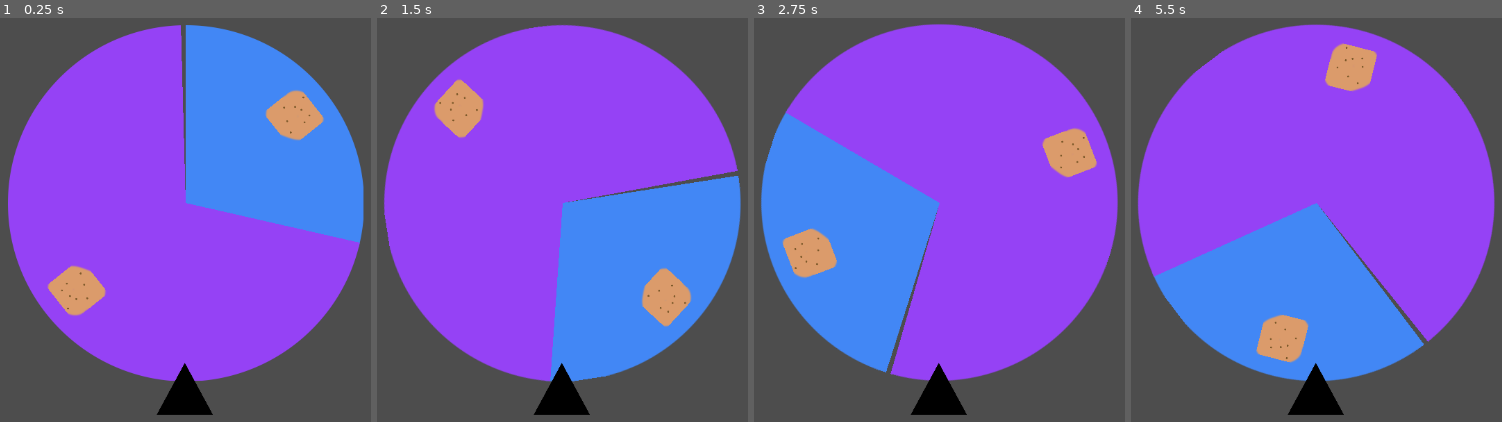
Above: before the commit, frames 1-4 (left to right).
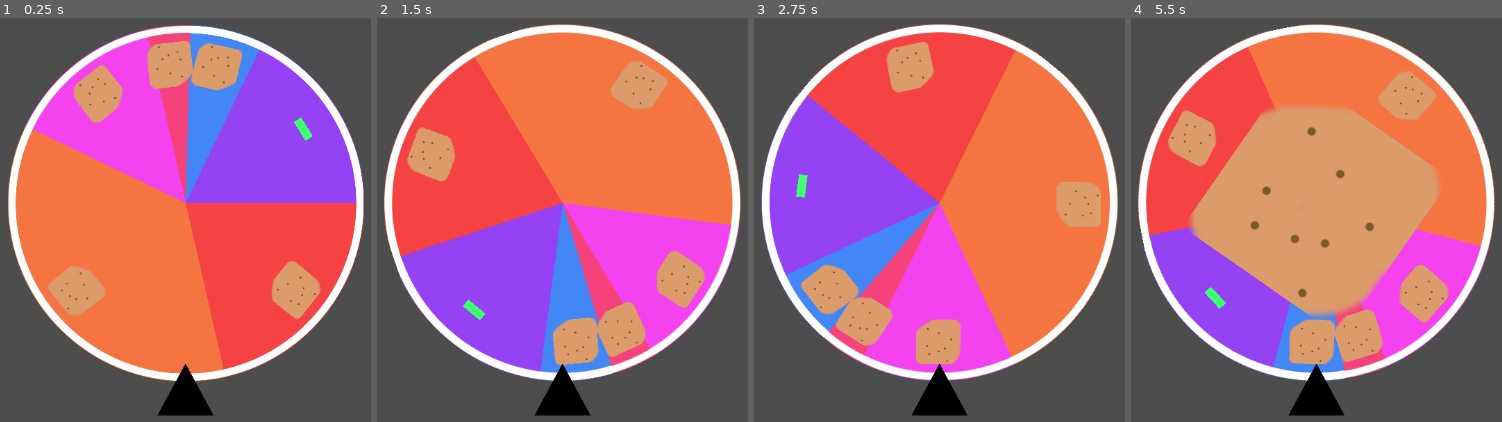
Above: after the commit, the same moments.

Repository: hypercube143/risk-it-for-the-biscuit
Game: Godot game, scene res://scenes/roulettewheel.tscn
Same seed, same stepped clock (60 frames per second), same inputs: the game is played once before the commit and once after it. This scene is started directly instead of the project's main scene.
Inputs:
- Up to frame 1 (0.25 s): no input
- Up to frame 2 (1.5 s): tap Enter at 0.5 s; hold Up (ui_up) 0.53-1.28 s; tap Space at 1.25 s; hold Down (ui_down) from 1.28 s (still down)
- Up to frame 3 (2.75 s): release Down (ui_down) at 2.03 s; hold Up (ui_up) from 2.03 s (still down)
- Up to frame 4 (5.5 s): release Up (ui_up) at 3.53 s; hold Down (ui_down) from 3.53 s (still down)

The runs differ from the first frame. In frame 1, 63% of the frame differs, in the area x 2-99%, y 1-99%; in frame 2, 54%; in frame 3, 63%; in frame 4, 65%, in the area x 1-99%, y 1-99%.

Commit message:
roulette wheel finished
- animations
- proper choosing
- edits cookie inventory
- emits signal on chosen cookie

Diff:
--- a/scenes/roulettewheel.tscn
+++ b/scenes/roulettewheel.tscn
@@ -20,6 +20,6 @@
 [node name="center" type="Node2D" parent="spinnystuff"]
 
 [node name="cursor" type="Sprite2D" parent="."]
-position = Vector2(-1, 269)
+position = Vector2(0, 270)
 scale = Vector2(0.173828, 0.173828)
 texture = ExtResource("2_mgffo")
--- a/scripts/cookiedat.json
+++ b/scripts/cookiedat.json
@@ -1,6 +1,6 @@
 {
 	"1": {"name": "good cookie", "desc": "does good things", "icon": "res://assets/art/cookie sprites/cookietextureplaceholder.png", "wheel_colour": "#4287f5"},
-	"2": {"name": "bad cookie", "desc": "does bad things, bad to the bone", "icon": "res://assets/art/cookie sprites/cookietextureplaceholder.png", "wheel_colour": "#9542f5"},
+	"2": {"name": "bad cookie", "desc": "does bad things, bad to the bone", "icon": "res://assets/art/buybuttongreen.png", "wheel_colour": "#9542f5"},
 	"3": {"name": "bad cookie", "desc": "does bad things, bad to the bone", "icon": "res://assets/art/cookie sprites/cookietextureplaceholder.png", "wheel_colour": "#f542ef"},
 	"4": {"name": "bad cookie", "desc": "does bad things, bad to the bone", "icon": "res://assets/art/cookie sprites/cookietextureplaceholder.png", "wheel_colour": "#f5427b"},
 	"5": {"name": "bad cookie", "desc": "does bad things, bad to the bone", "icon": "res://assets/art/cookie sprites/cookietextureplaceholder.png", "wheel_colour": "#f54242"},
--- a/scripts/global.gd
+++ b/scripts/global.gd
@@ -5,7 +5,7 @@
 
 var cookie_balance = 100
 
-var cookie_inventory = {"1": 2, "2": 5, } # "5": 6, "6": 10, "3": 4, "4": 1}
+var cookie_inventory = {"1": 2, "2": 5, "5": 6, "6": 10, "3": 4, "4": 1}
 
 func _ready() -> void:
 	# load cookie and shop dat
--- a/scripts/roulettewheel.gd
+++ b/scripts/roulettewheel.gd
@@ -1,6 +1,9 @@
 extends Control
 
+signal cookie_choosen
+
 @onready var wheelmaptexture = preload("res://assets/art/roulettewheelmap.png")
+@onready var wheelmaptextureouter = preload("res://assets/art/roulettewheelmapouter.png")
 @onready var spinnystuff = $spinnystuff
 @onready var center = $spinnystuff/center # for rotating the cookie sprites around when generating wheel
 @onready var cursor = $cursor
@@ -10,7 +13,6 @@
 
 var result_map = []
 
-# Called when the node enters the scene tree for the first time.
 func _ready() -> void:
 	update_wheel()
 
@@ -21,10 +23,10 @@
 	# cull any existing children >:D
 	var children = spinnystuff.get_children()
 	for child in children:
-		if child.name.begins_with("progbar_"):
+		if child.name.begins_with("progbar_") or child.name.begins_with("@TextureProgressBar"):
 			child.queue_free()
 	for child in center.get_children():
-		if child.name.begins_with("prog_icon_"):
+		if child.name.begins_with("prog_icon_") or child.name.begins_with("@Sprite2D") or child.name.begins_with("@Label"):
 			child.queue_free()
 
 	result_map.clear()
@@ -38,64 +40,138 @@
 	var n = 0 # number of pie chart slices
 	for cookie_key in Global.cookie_inventory.keys():
 
-		var ratio = float(Global.cookie_inventory[cookie_key])/float(total_cookie_count)
-		var percent = ratio * 100
+		var ratio: float = float(Global.cookie_inventory[cookie_key])/float(total_cookie_count)
+		var percent: float = ratio * 100.0
 
 		var progbar = TextureProgressBar.new()
+		progbar.name = "progbar_" + str(n)
 		progbar.fill_mode = TextureProgressBar.FillMode.FILL_CLOCKWISE
 		progbar.texture_progress = wheelmaptexture
+		progbar.texture_over = wheelmaptextureouter
 		# progbar.tint_progress = Color(255,0,0) if n % 2 == 0 else Color(0,0,255) # alternate
 		progbar.tint_progress = Color(Global.cookiedat[cookie_key]['wheel_colour'])
-		progbar.value = percent
+		progbar.value = percent + 0.5 # 0.5 fills gaps
 		progbar.radial_initial_angle = start_angle
-		progbar.name = "progbar_" + str(n)
 		progbar.position = Vector2(-256, -256)
-		progbar.set_meta("cookie_id", cookie_key)
 		spinnystuff.add_child(progbar)
 
 		# display icon
 		var icon_texture = load(Global.cookiedat[cookie_key]['icon'])
 		var icon = Sprite2D.new()
+		icon.name = "prog_icon_" + str(n)
 		icon.texture = icon_texture
-		icon.name = "prog_icon_" + str(n)
 		icon.scale = Vector2(icon_scale, icon_scale)
 		icon.z_index = 1
-		var mid = deg_to_rad((start_angle + (360 * ratio)/2)-90)
+		var mid = deg_to_rad((start_angle + (360.0 * ratio)/2)-90)
 		icon.position = Vector2(icon_radius, 0).rotated(mid)
 		icon.rotation = mid + PI * 0.5
 		center.add_child(icon)
 
+		# for debugging
+		#var t = Label.new()
+		#t.text = str(cookie_key)
+		#t.scale = Vector2(2,2)
+		#t.position = Vector2(icon_radius, 0).rotated(mid)
+		#t.rotation = mid + PI * 0.5
+		#t.z_index = 3
+		#center.add_child(t)
+
 		# start angle for next cookie
 		var old_start_angle = start_angle
-		start_angle += 360 * ratio
+		start_angle += 360.0 * ratio
 		n += 1
 
-		result_map.append({"start": old_start_angle, "end": start_angle, "res": cookie_key})
-
-	print(result_map)
+		if old_start_angle != start_angle:
+			result_map.append({"start": old_start_angle, "end": start_angle, "res": cookie_key})
 
 func spin_wheel():
 	var angle = randf_range(360*2,360*3)
 	var angle_rad = deg_to_rad(angle)
-	var angle_lobotomised = int(angle-90) % 360
-	var res
-	for range in result_map:
-		if angle_lobotomised > range['start'] and angle_lobotomised <= range['end']:
-			res = range['res']
-			print(res)
-			break
-	create_tween().tween_property(spinnystuff, "rotation", angle_rad, 4)\
+	#var angle_lobotomised = int(angle-90) % 360
+	#var res
+	#for range in result_map:
+		#if angle_lobotomised > range['start'] and angle_lobotomised <= range['end']:
+			#res = range['res']
+			#break
+	create_tween().tween_property(spinnystuff, "rotation", angle_rad, 2)\
 	.set_trans(Tween.TRANS_SINE)\
 	.set_ease(Tween.EASE_OUT)\
+	.finished.connect(on_spin_finished)
+
+func on_spin_finished():
+	var chosen_cookie_id = pick_slice_from_cursor()
+
+	# remove 1x cookie of cookie id, remove from inventory completely if now 0
+	Global.cookie_inventory[chosen_cookie_id] -= 1
+	if Global.cookie_inventory[chosen_cookie_id] == 0:
+		Global.cookie_inventory.erase(chosen_cookie_id)
+
+	var icon = Sprite2D.new()
+	icon.texture = load(Global.cookiedat[chosen_cookie_id]['icon'])
+	icon.z_index = 3
+	icon.scale = Vector2(0, 0)
+	icon.rotation = - spinnystuff.rotation
+	center.add_child(icon)
+	create_tween().tween_property(icon, "scale", Vector2(1, 1), 1)\
+	.set_trans(Tween.TRANS_BACK)
+	await get_tree().create_timer(2.0).timeout
+	create_tween().tween_property(icon, "scale", Vector2(0, 0), 1)\
+	.set_trans(Tween.TRANS_BACK)\
 	.finished.connect(func():
+		icon.queue_free
+		update_wheel()
+		reset_wheel_position()
+		await get_tree().create_timer(0.5).timeout
+		emit_signal("cookie_choosen", chosen_cookie_id)
+	)
+	#update_wheel()
 
-		)
+func angle_dist_deg(a, b):
+	# fit into -180, 180
+	var diff = fposmod(a - b + 180.0, 360.0) - 180
+	return abs(diff)
 
+func pick_slice_from_cursor():
+	var wheel_glob = spinnystuff.global_position
+	var cursor_vec = cursor.global_position
+	var cursor_deg = rad_to_deg(cursor_vec.angle())
+	cursor_deg = 180 # fposmod(cursor_deg, 360.0)
 
+	var wheel_deg = fposmod(rad_to_deg(spinnystuff.rotation), 360.0)
+	var selection_deg = fposmod(cursor_deg - wheel_deg, 360.0)
 
-# Called every frame. 'delta' is the elapsed time since the previous frame.
+	print(result_map)
+	print(selection_deg)
+
+	for range in result_map:
+		var s = fposmod(range['start'], 360.0)
+		var e = fposmod(range['end'], 360.0)
+		if s > e or (s == 0 and e == 0):
+			e = 360
+
+		print(s)
+		print(e)
+		print(selection_deg)
+		print()
+		if s <= selection_deg and selection_deg <= e:
+			return range['res']
+
+	# sometimes it lands on almost the exact border between slices
+	for range in result_map:
+		var s = fposmod(range['start'], 360.0)
+		var e = fposmod(range['end'], 360.0)
+		if angle_dist_deg(selection_deg, s) <= 0.5 or angle_dist_deg(selection_deg, e) <= 0.5:
+			return range['res']
+
+	return null
+
+func reset_wheel_position():
+	create_tween().tween_property(spinnystuff, "rotation", 0, 0.5)\
+		.set_trans(Tween.TRANS_CIRC)#\
+
 func _process(delta: float) -> void:
+	# for testing REMOVE LATER
 	if Input.is_action_just_pressed("ui_down"):
 		spin_wheel()
 	if Input.is_action_just_pressed("ui_up"):
-		spinnystuff.rotation = 0
+		reset_wheel_position()
Binary file added: assets/art/roulettewheelmapouter.png
Not shown, added: assets/art/roulettewheelmapouter.png.import
